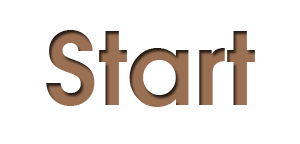
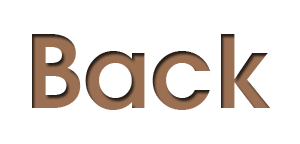
Layers edited between the first and the second 300px x 144px image:
added layer "Back" above "Start copy" over (x1=32, y1=34, x2=270, y2=110)
hid "Start" over (x1=46, y1=30, x2=255, y2=107)
